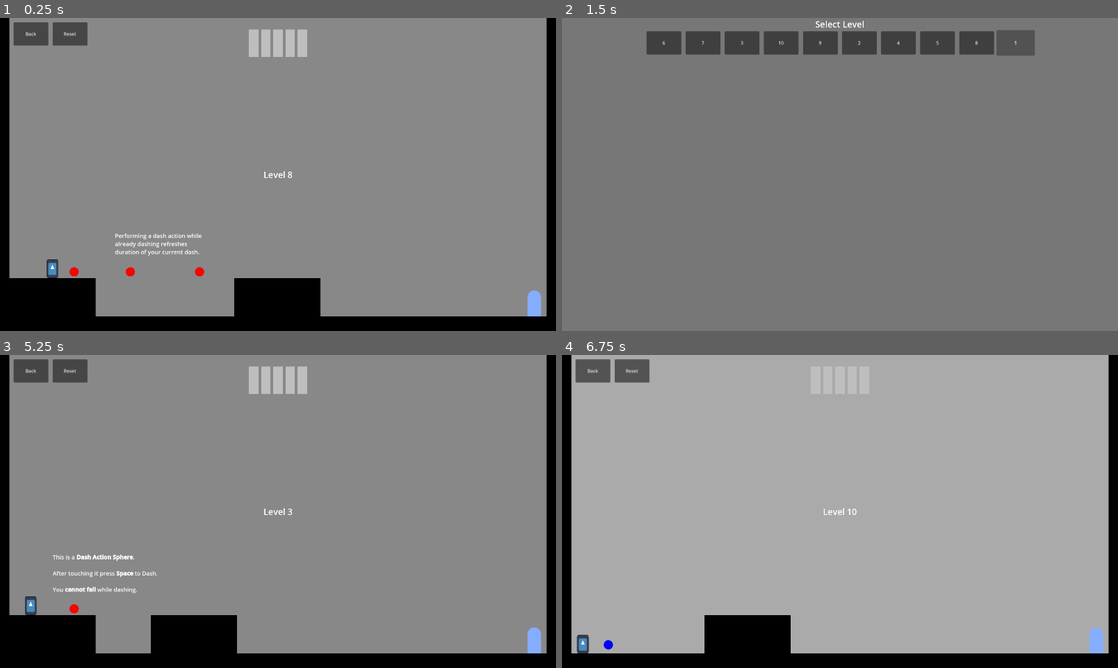
Above: before the commit, frames 1-4 (two rows, left to right).
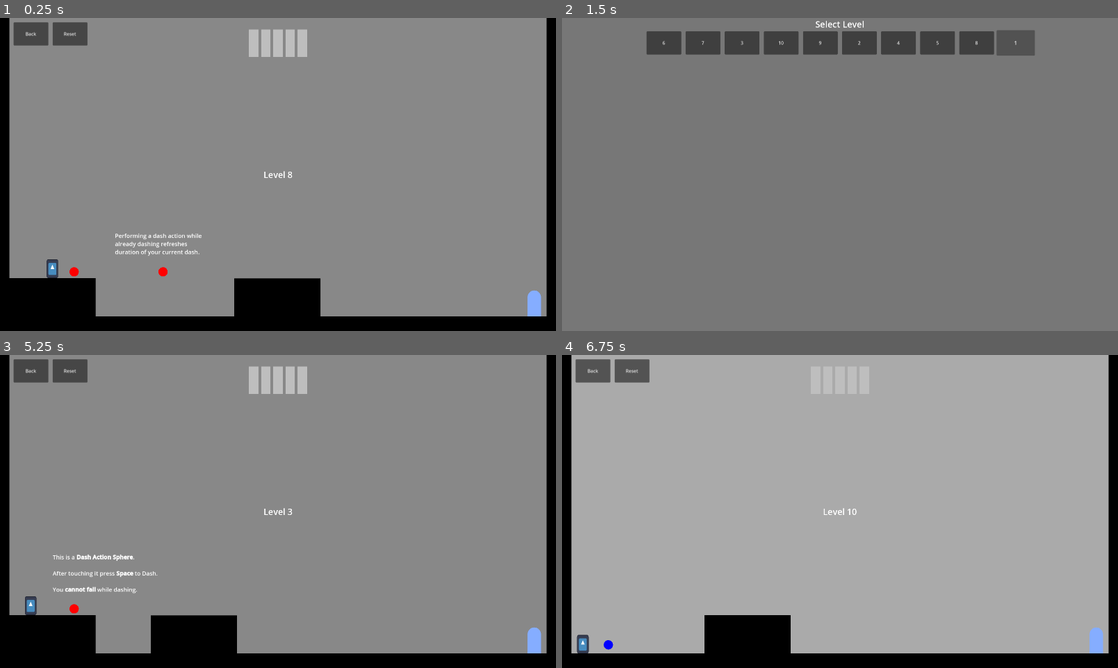
Above: after the commit, the same moments.

Repository: moaatt2/My-First-Game
Game: Godot game, scene res://levels/level_08.tscn
The game is run twice, just before and just after one commit, with the same random seed, the same clock (stepped at 60 frames per second) and the same inputs. This scene is started directly instead of the project's main scene. The engine's default icon, where the game draws it, is replaced by a stand-in: a white triangle on a blue panel in a dark square.
Inputs (mouse positions are in pixels of both pictures, inside the frame that each line leads up to):
- Up to frame 1 (0.25 s): no input
- Up to frame 2 (1.5 s): tap Enter at 0.5 s; move the mouse to (962, 158) at 0.52 s; hold D (move_right) 0.53-1.25 s; tap Space (action) at 0.6 s; click "Back" at 1.25 s
- Up to frame 3 (5.25 s): click "6" at 2 s; click "Back" at 2.75 s; click "7" at 3.5 s; click "Back" at 4.25 s; click "3" at 5 s
- Up to frame 4 (6.75 s): click "Back" at 5.75 s; click "10" at 6.5 s

The runs differ from the first frame. In frame 1, 0.2% of the frame differs, in the area x 22-58%, y 79-84%; in frame 2, nothing differs; in frame 3, less than 0.1%; in frame 4, nothing differs.

Commit message:
Update levels to account for new dash timing & reduce second platforms for dash by 1 unit to make dashing more consistent.

Diff:
--- a/levels/level_03.tscn
+++ b/levels/level_03.tscn
@@ -9,7 +9,7 @@
 size = Vector2(0.029800002, 0.0133000305)
 
 [sub_resource type="RectangleShape2D" id="RectangleShape2D_p0vsl"]
-size = Vector2(0.029799929, 0.0133000575)
+size = Vector2(0.029799929, 0.013199976)
 
 [node name="Level1" instance=ExtResource("1_0mo0b")]
 
@@ -53,10 +53,10 @@
 
 [node name="MeshInstance2D" type="MeshInstance2D" parent="Obstacle 2" index="0"]
 modulate = Color(0, 0, 0, 1)
-position = Vector2(0.06900191, 0.58115005)
-scale = Vector2(0.029800436, 0.0133000435)
+position = Vector2(0.06900191, 0.58120006)
+scale = Vector2(0.029800436, 0.013200024)
 mesh = SubResource("QuadMesh_lear0")
 
 [node name="CollisionShape2D" type="CollisionShape2D" parent="Obstacle 2" index="1"]
-position = Vector2(0.06900005, 0.58115)
+position = Vector2(0.06900005, 0.5812)
 shape = SubResource("RectangleShape2D_p0vsl")
--- a/levels/level_05.tscn
+++ b/levels/level_05.tscn
@@ -16,7 +16,6 @@
 [node name="Tutorial Label" parent="." index="2"]
 visible = false
 offset_left = 102.0
-offset_top = 863.0
 offset_right = 358.0
 offset_bottom = 940.0
 
--- a/levels/level_08.tscn
+++ b/levels/level_08.tscn
@@ -9,7 +9,7 @@
 size = Vector2(0.029800002, 0.0133000305)
 
 [sub_resource type="RectangleShape2D" id="RectangleShape2D_bcfex"]
-size = Vector2(0.029799916, 0.013299977)
+size = Vector2(0.029799916, 0.013199988)
 
 [node name="Level1" instance=ExtResource("1_a1lxs")]
 
@@ -30,12 +30,9 @@
 position = Vector2(256, 876)
 
 [node name="Dash2" parent="." index="12" instance=ExtResource("2_kxsx4")]
-position = Vector2(450, 876)
+position = Vector2(563, 876)
 
-[node name="Dash3" parent="." index="13" instance=ExtResource("2_kxsx4")]
-position = Vector2(689, 876)
-
-[node name="Obstacle 1" type="StaticBody2D" parent="." index="14"]
+[node name="Obstacle 1" type="StaticBody2D" parent="." index="13"]
 position = Vector2(-93.000854, -4848.0005)
 scale = Vector2(10000, 10000)
 
@@ -49,16 +46,16 @@
 position = Vector2(0.027400084, 0.58115005)
 shape = SubResource("RectangleShape2D_wfv53")
 
-[node name="Obstacle 2" type="StaticBody2D" parent="." index="15"]
+[node name="Obstacle 2" type="StaticBody2D" parent="." index="14"]
 position = Vector2(267.99915, -4848.0005)
 scale = Vector2(10000, 10000)
 
 [node name="MeshInstance2D" type="MeshInstance2D" parent="Obstacle 2" index="0"]
 modulate = Color(0, 0, 0, 1)
-position = Vector2(0.06900191, 0.58115005)
-scale = Vector2(0.029800436, 0.0133000435)
+position = Vector2(0.06900191, 0.58120006)
+scale = Vector2(0.029800436, 0.013200024)
 mesh = SubResource("QuadMesh_v8g0a")
 
 [node name="CollisionShape2D" type="CollisionShape2D" parent="Obstacle 2" index="1"]
-position = Vector2(0.069000036, 0.58115005)
+position = Vector2(0.069000036, 0.5812)
 shape = SubResource("RectangleShape2D_bcfex")
